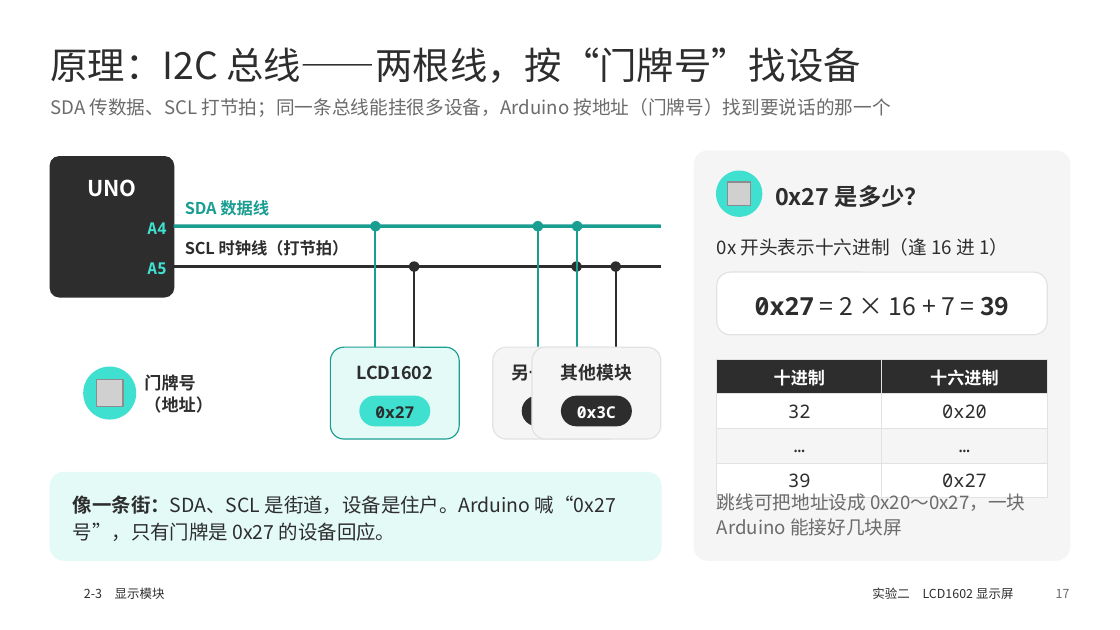
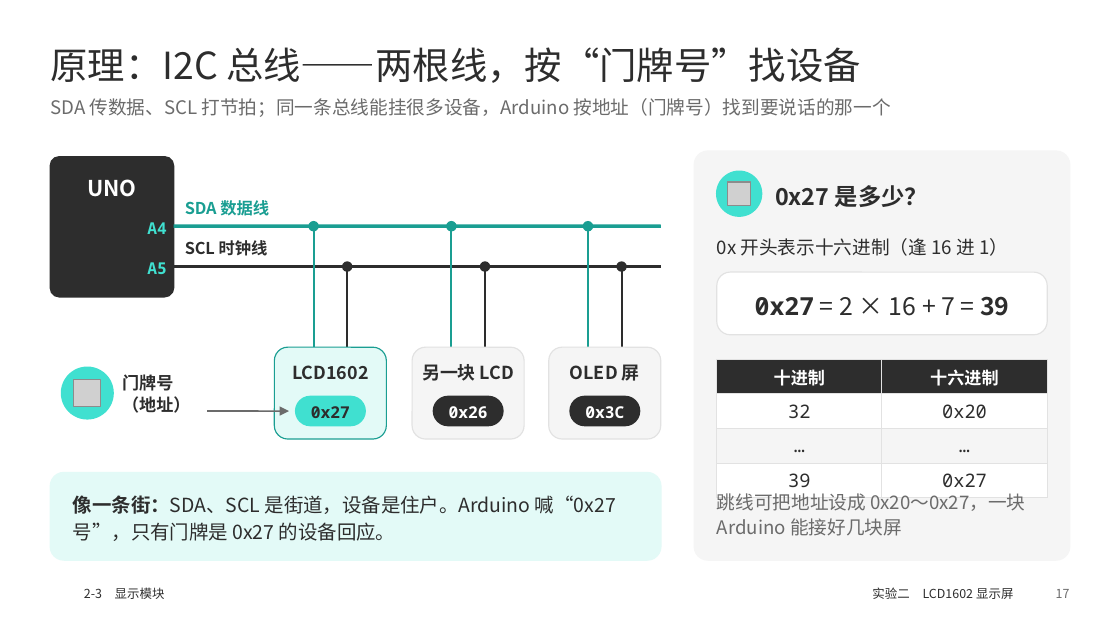
Before and after one commit to memoryzm214/Ericzm214, a slide deck: slide 17 of arduino-ppt/output/2-3_WS2812灯环_LCD1602.pptx. Drawn at 1120x630 pixels with LibreOffice and Linux fonts; fonts in the diff are those of the drawing; grey boxes stand for pictures; background and template pictures are left out. Boxes give left, top, right and bottom in pixels: in the first picture for what was removed or moved away, otherwise in the second. Text is boxed around its words. In the diff, an @@ line names an element or a change of style, - is before the commit and + after.

```diff
--- a/arduino-ppt/output/2-3_WS2812灯环_LCD1602.pptx
+++ b/arduino-ppt/output/2-3_WS2812灯环_LCD1602.pptx
@@ ellipse: place and size @@
-ellipse at (371,222,380,231)
+ellipse at (309,222,318,231)
@@ line moved from (375, 226) - (375, 347) to (314, 226) - (314, 347) @@
@@ ellipse: place and size @@
-ellipse at (533,222,542,231)
+ellipse at (447,222,456,231)
@@ line moved from (538, 226) - (538, 347) to (451, 226) - (451, 347) @@
@@ 1 text, 1 rounded rectangle, 1 line, 1 ellipse: place and size @@
-1 text, 1 rounded rectangle, 1 line, 1 ellipse at (561,222,631,426)
+1 text, 1 rounded rectangle, 1 line, 1 ellipse at (570,222,640,426)
@@ text at (185,240,268,256): text changed @@
-SCL 时钟线（打节拍）
+SCL 时钟线
@@ 1 text, 1 rounded rectangle, 1 ellipse, 1 line: place and size @@
-1 text, 1 rounded rectangle, 1 ellipse, 1 line at (360,262,429,426)
+1 text, 1 rounded rectangle, 1 ellipse, 1 line at (296,262,365,426)
@@ 1 text, 1 rounded rectangle, 1 ellipse, 1 line: place and size @@
-1 text, 1 rounded rectangle, 1 ellipse, 1 line at (523,262,592,426)
+1 text, 1 rounded rectangle, 1 ellipse, 1 line at (433,262,503,426)
@@ ellipse: place and size @@
-ellipse at (612,262,620,271)
+ellipse at (617,262,626,271)
@@ line moved from (616, 267) - (616, 347) to (622, 267) - (622, 347) @@
@@ text "门牌号": place and size @@
-text "门牌号" at (144,374,213,413)
+text "门牌号" at (122,374,191,413)
@@ rounded rectangle: place and size @@
-rounded rectangle at (330,347,459,439)
+rounded rectangle at (274,347,386,439)
@@ text "LCD1602": place and size @@
-text "LCD1602" at (357,365,433,380)
+text "LCD1602" at (292,365,368,380)
@@ rounded rectangle: place and size @@
-rounded rectangle at (493,347,622,439)
+rounded rectangle at (412,347,524,439)
@@ text "另一块 LCD": place and size @@
-text "另一块 LCD" at (511,364,603,381)
+text "另一块 LCD" at (422,364,514,381)
@@ rounded rectangle: place and size @@
-rounded rectangle at (532,347,661,439)
+rounded rectangle at (549,347,661,439)
@@ ellipse: place and size @@
-ellipse at (84,367,136,419)
+ellipse at (62,367,113,419)
@@ picture: place and size @@
-picture at (96,380,123,407)
+picture at (74,380,101,407)
@@ text removed at (561,364,633,381) @@
-其他模块
@@ text added at (570,364,640,381), 11.5 pt, text #2D2D2D, bold @@
+OLED 屏
@@ arrow added from (207, 411) to (289, 411), #6B6B6B 1 pt @@
```
Also in this commit, not shown: 20 other slides changed, 3 other files.
